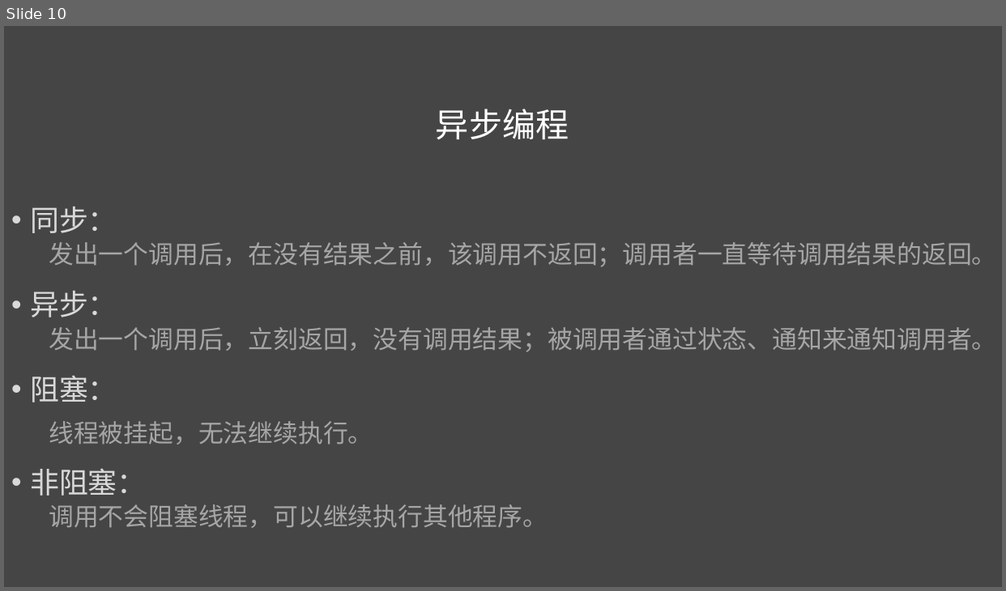
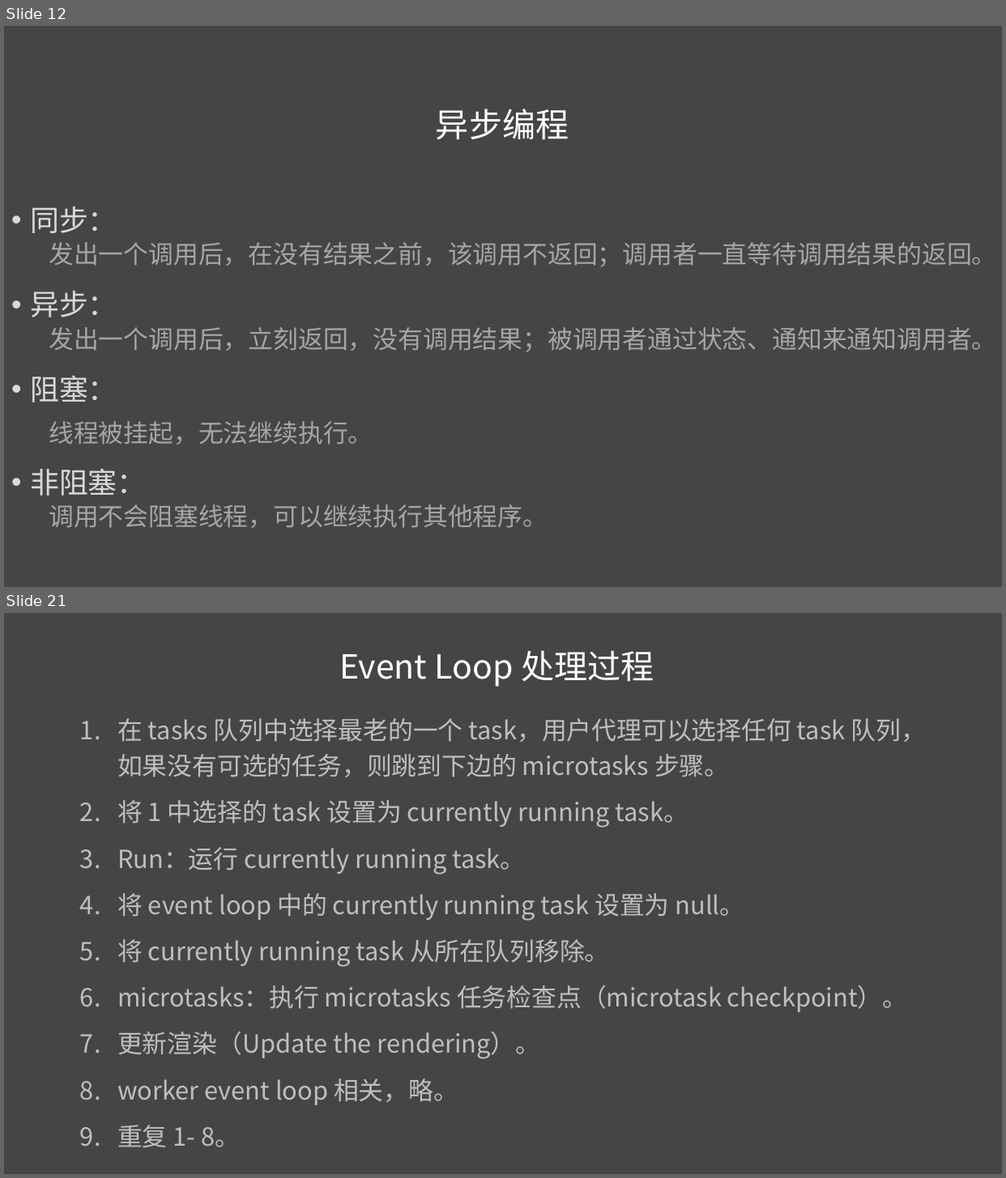
Before and after one commit to liuweiGL/share, a slide deck: ppt/JavaScript基础二.pptx. Shown one above the other, each under a label of ours: slide 10 before the commit, slides 12 and 21 after it; the slides between them are not shown. The pictures are 1006x591 and 1006x1178 pixels, drawn with LibreOffice and Linux fonts; fonts in the diff are those of the drawing. Boxes give left, top, right and bottom in pixels: in the first picture for what was removed or moved away, otherwise in the second. Text is boxed around its words. In the diff, an @@ line names an element or a change of style, - is before the commit and + after.

```diff
--- a/ppt/JavaScript基础二.pptx
+++ b/ppt/JavaScript基础二.pptx
@@ slide 21 added at (4, 613, 1002, 1174), background #454545 @@
@@ text added at (339, 650, 654, 687), 32 pt, text #FFFFFF @@
+Event Loop 处理过程
@@ text added at (117, 718, 925, 1148), 24 pt, text #BFBFBF @@
+1. 在 tasks 队列中选择最老的一个 task，用户代理可以选择任何 task 队列，如果没有可选的任务，则跳到下边的 microtasks 步骤。
+2. 将 1 中选择的 task 设置为 currently running task。
+3. Run：运行 currently running task。
+4. 将 event loop 中的 currently running task 设置为 null。
+5. 将 currently running task 从所在队列移除。
+6. microtasks：执行 microtasks 任务检查点（microtask checkpoint）。
+7. 更新渲染（Update the rendering）。
+8. worker event loop 相关，略。
+9. 重复 1- 8。
@@ what was slide 10 is now slide 12 @@
```
Also in this commit, not shown: 4 slides changed, 14 other slides added, 2 slides removed.
